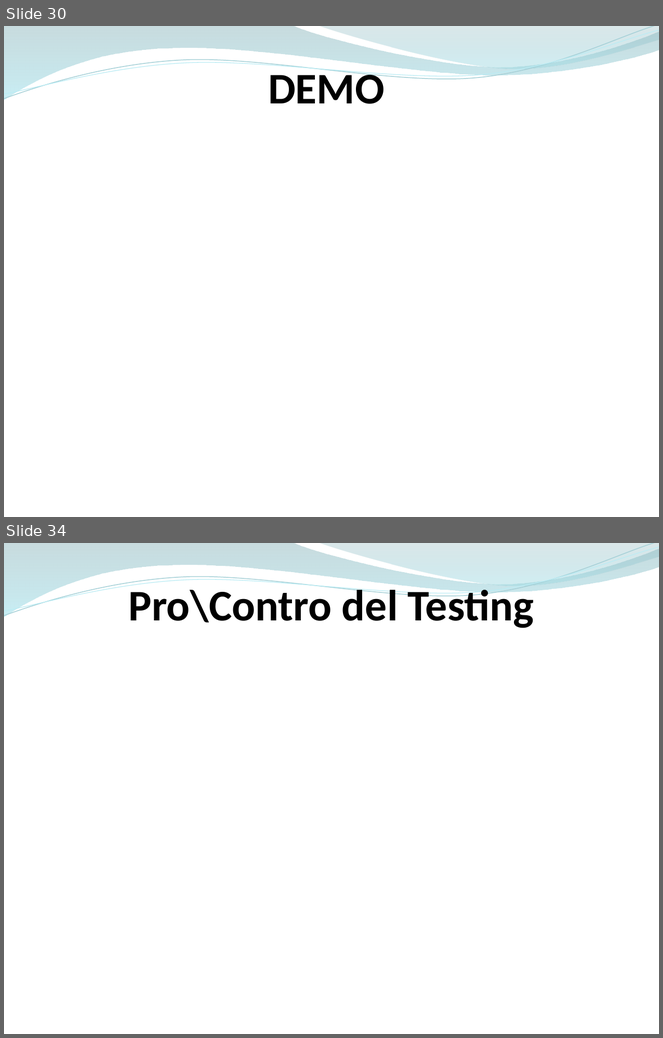
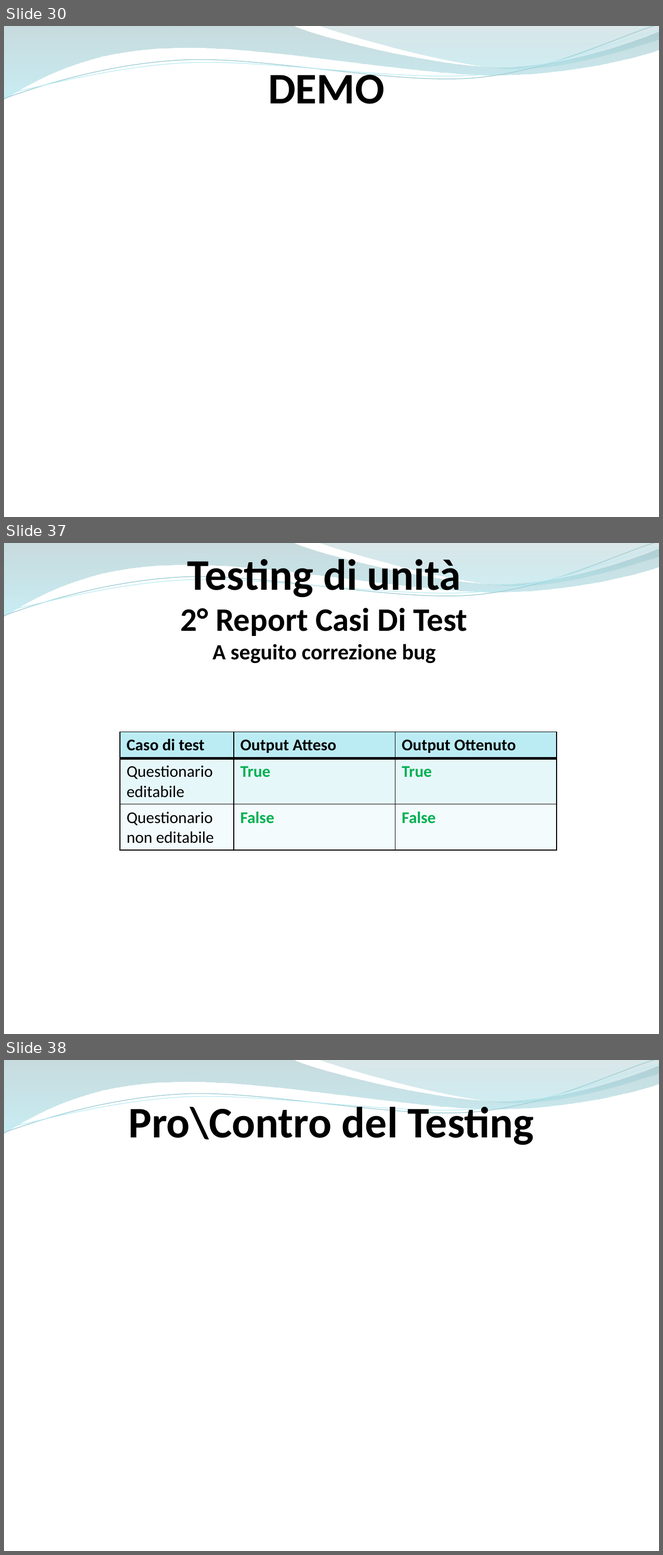
Before and after one commit to ammirate/at-silo, a slide deck: Presentazione/Atsilo3/Atsilo_H_PresentazioneFinale.pptx. Shown one above the other, each under a label of ours: slides 30 and 34 before the commit, slides 30, 37 and 38 after it; the slides between them are not shown. The pictures are 663x1038 and 663x1555 pixels, drawn with LibreOffice and Linux fonts; fonts in the diff are those of the drawing. Boxes give left, top, right and bottom in pixels: in the first picture for what was removed or moved away, otherwise in the second. Text is boxed around its words. In the diff, an @@ line names an element or a change of style, - is before the commit and + after.

```diff
--- a/Presentazione/Atsilo3/Atsilo_H_PresentazioneFinale.pptx
+++ b/Presentazione/Atsilo3/Atsilo_H_PresentazioneFinale.pptx
@@ slide 37 added at (x1=4, y1=543, x2=659, y2=1034), background #FFFFFF; not listed: 4 template elements that a slide beside it also shows @@
@@ text added at (x1=181, y1=553, x2=468, y2=663), 24 pt, text #000000, bold @@
+Testing di unità
+2° Report Casi Di Test
+A seguito correzione bug
@@ table added at (x1=120, y1=732, x2=556, y2=850), 3 rows, 3 columns @@
+Caso di test | Output Atteso | Output Ottenuto
+Questionario editabile | True | True
+Questionario non editabile | False | False
@@ what was slide 34 is now slide 38 @@
```
Also in this commit, not shown: 9 slides changed, 4 other slides added, 1 slide removed.
